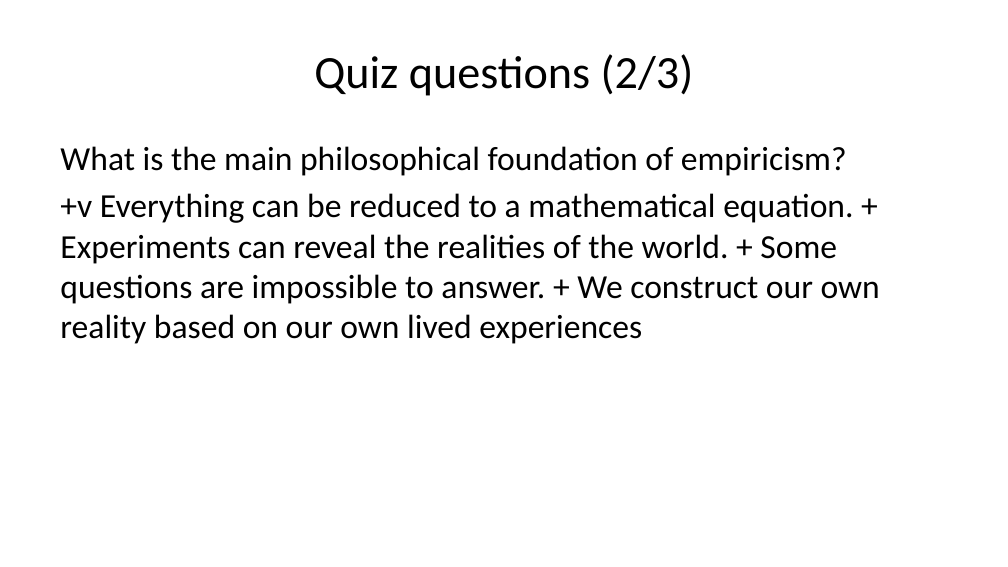
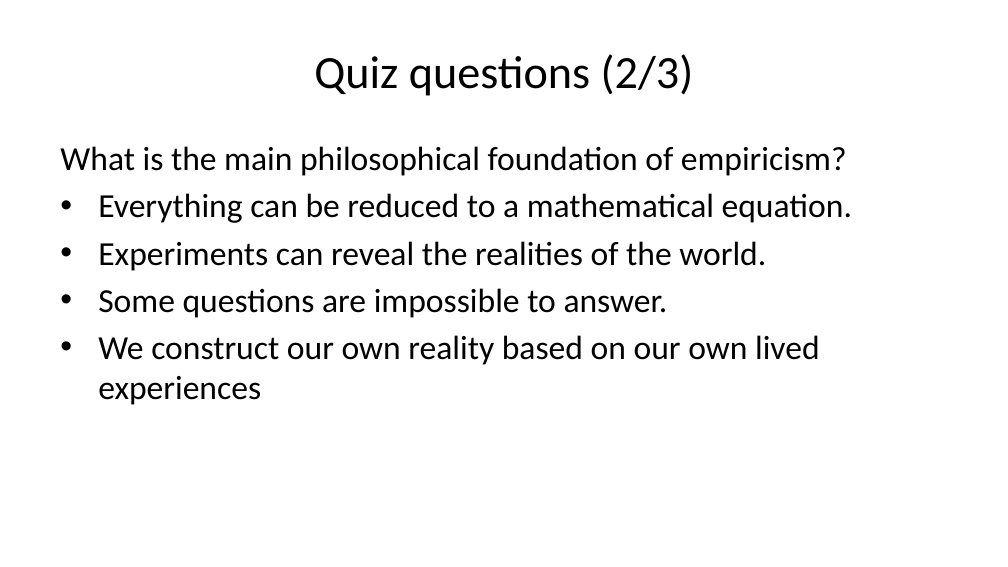
Before and after one commit to pmean/talks, a slide deck: slide 6 of dark-side/2022-talk.pptx. Drawn at 1008x567 pixels with LibreOffice and Linux fonts; fonts in the diff are those of the drawing. Boxes give left, top, right and bottom in pixels: in the first picture for what was removed or moved away, otherwise in the second. Text is boxed around its words. In the diff, an @@ line names an element or a change of style, - is before the commit and + after.

```diff
--- a/dark-side/2022-talk.pptx
+++ b/dark-side/2022-talk.pptx
@@ text at [98, 193, 852, 405]: text changed @@
-+v Everything can be reduced to a mathematical equation. + Experiments can reveal the realities of the world. + Some questions are impossible to answer. + We construct our own reality based on our own lived experiences
+• Everything can be reduced to a mathematical equation.
+• Experiments can reveal the realities of the world.
+• Some questions are impossible to answer.
+• We construct our own reality based on our own lived experiences
```
Also in this commit, not shown: 1 other slide changed, 4 slides added, 1 slide removed, 1 other file.
